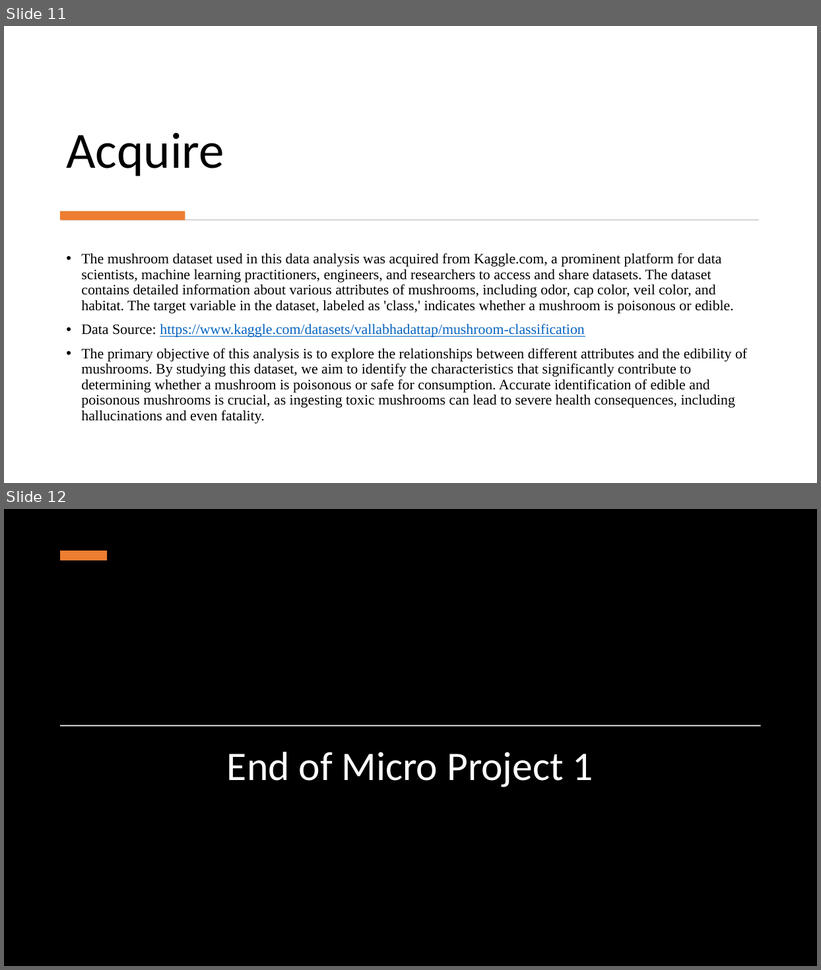
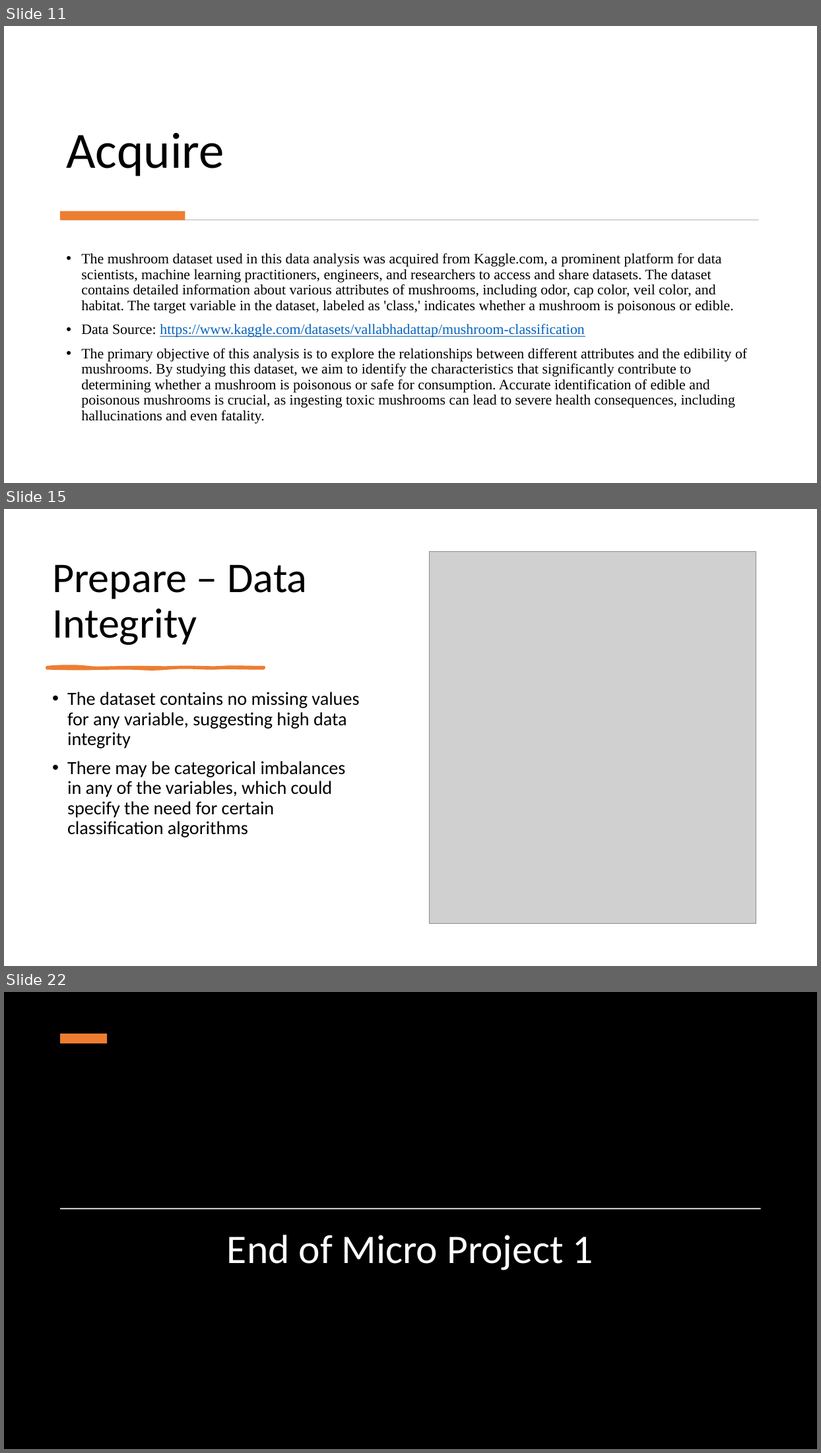
Before and after one commit to elijahcw-git/ANA500-PFDS, a slide deck: Microproject_1/ElijahWalker_ANA500_MP1.pptx. Shown one above the other, each under a label of ours: slides 11 and 12 before the commit, slides 11, 15 and 22 after it; the slides between them are not shown. The pictures are 821x970 and 821x1453 pixels, drawn with LibreOffice and Linux fonts; fonts in the diff are those of the drawing; grey boxes stand for pictures; background and template pictures are left out; a plain dark background stands for a picture behind light text. Boxes give left, top, right and bottom in pixels: in the first picture for what was removed or moved away, otherwise in the second. Text is boxed around its words. In the diff, an @@ line names an element or a change of style, - is before the commit and + after.

Commit message:
Added step 2 - Prepare

```diff
--- a/Microproject_1/ElijahWalker_ANA500_MP1.pptx
+++ b/Microproject_1/ElijahWalker_ANA500_MP1.pptx
@@ slide 15 added at [4, 509, 817, 966], background #FFFFFF @@
@@ title added at [52, 564, 307, 645], 50 pt, text #000000 @@
+Prepare – Data Integrity
@@ picture added at [430, 552, 756, 923] @@
@@ freeform shape added at [47, 667, 264, 669], fill #ED7D31, outline #ED7D31 3 pt @@
@@ text added at [67, 692, 359, 838], 22 pt, text #000000 @@
+• The dataset contains no missing values for any variable, suggesting high data integrity
+• There may be categorical imbalances in any of the variables, which could specify the need for certain classification algorithms
@@ what was slide 12 is now slide 22 @@
```
Also in this commit, not shown: 9 other slides added, 1 slide removed, 1 other file.
